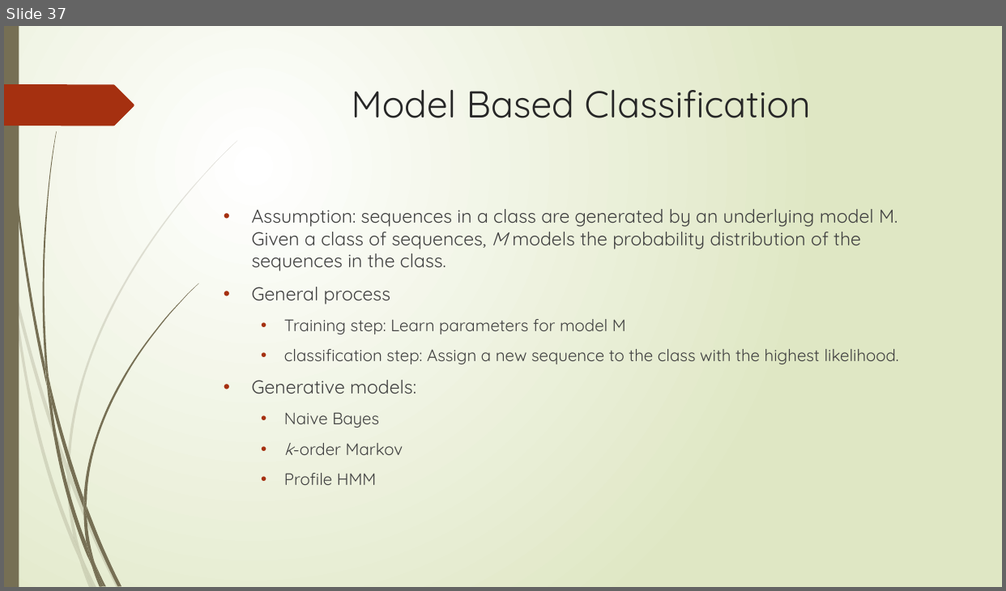
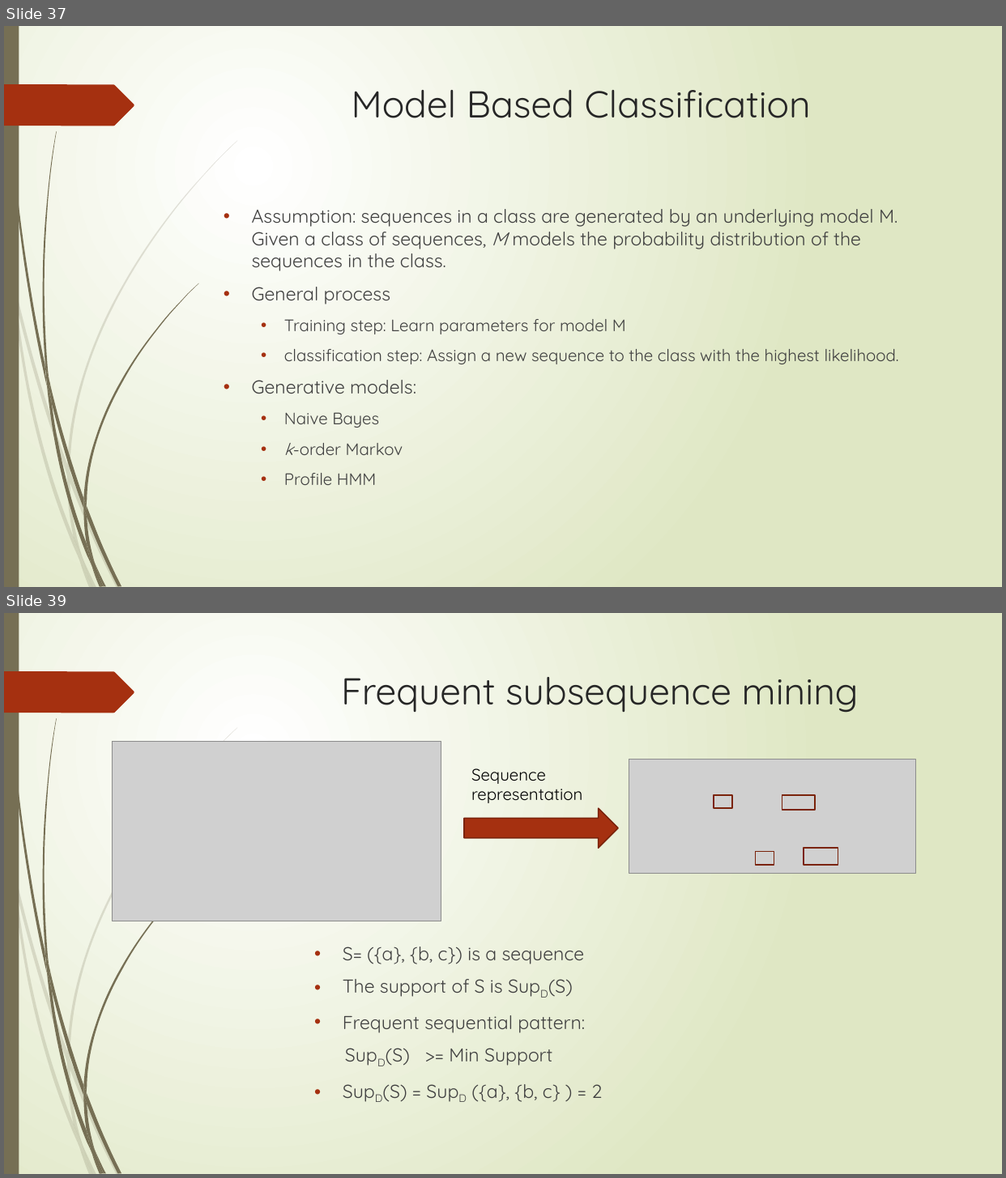
Before and after one commit to zixiaojindao/time-series-survey, a slide deck: slide/tsdm.pptx. Shown one above the other, each under a label of ours: slide 37 before the commit, slides 37 and 39 after it; the slides between them are not shown. The pictures are 1006x591 and 1006x1178 pixels, drawn with LibreOffice and Linux fonts; fonts in the diff are those of the drawing; grey boxes stand for pictures. Boxes give left, top, right and bottom in pixels: in the first picture for what was removed or moved away, otherwise in the second. Text is boxed around its words. In the diff, an @@ line names an element or a change of style, - is before the commit and + after.

Commit message:
add sequence analysis into suvey slides

```diff
--- a/slide/tsdm.pptx
+++ b/slide/tsdm.pptx
@@ slide 39 added at bbox=[4, 613, 1002, 1174], background gradient #FFFFFF to #DFE8C4; not listed: 24 template elements that a slide beside it also shows @@
@@ title added at bbox=[341, 677, 859, 713], 36 pt, text #262626 @@
+Frequent subsequence mining
@@ picture added at bbox=[112, 741, 441, 921] @@
@@ text added at bbox=[471, 769, 582, 803], 16 pt, text #000000 @@
+Sequence
+representation
@@ picture added at bbox=[629, 759, 917, 874] @@
@@ rectangle added at bbox=[714, 795, 732, 808], outline #7A240C 1.25 pt @@
@@ rectangle added at bbox=[782, 795, 815, 810], outline #7A240C 1.25 pt @@
@@ right arrow added at bbox=[464, 808, 619, 848], fill #A53010, outline #7A240C 1.25 pt @@
@@ rectangle added at bbox=[756, 852, 774, 865], outline #7A240C 1.25 pt @@
@@ rectangle added at bbox=[803, 848, 838, 865], outline #7A240C 1.25 pt @@
@@ text added at bbox=[343, 947, 602, 1102], 18 pt, text #404040 @@
+• S= ({a}, {b, c}) is a sequence
+• The support of S is SupD(S)
+• Frequent sequential pattern:
+SupD(S) >= Min Support
+• SupD(S) = SupD ({a}, {b, c} ) = 2
```
Also in this commit, not shown: 3 other slides added.
